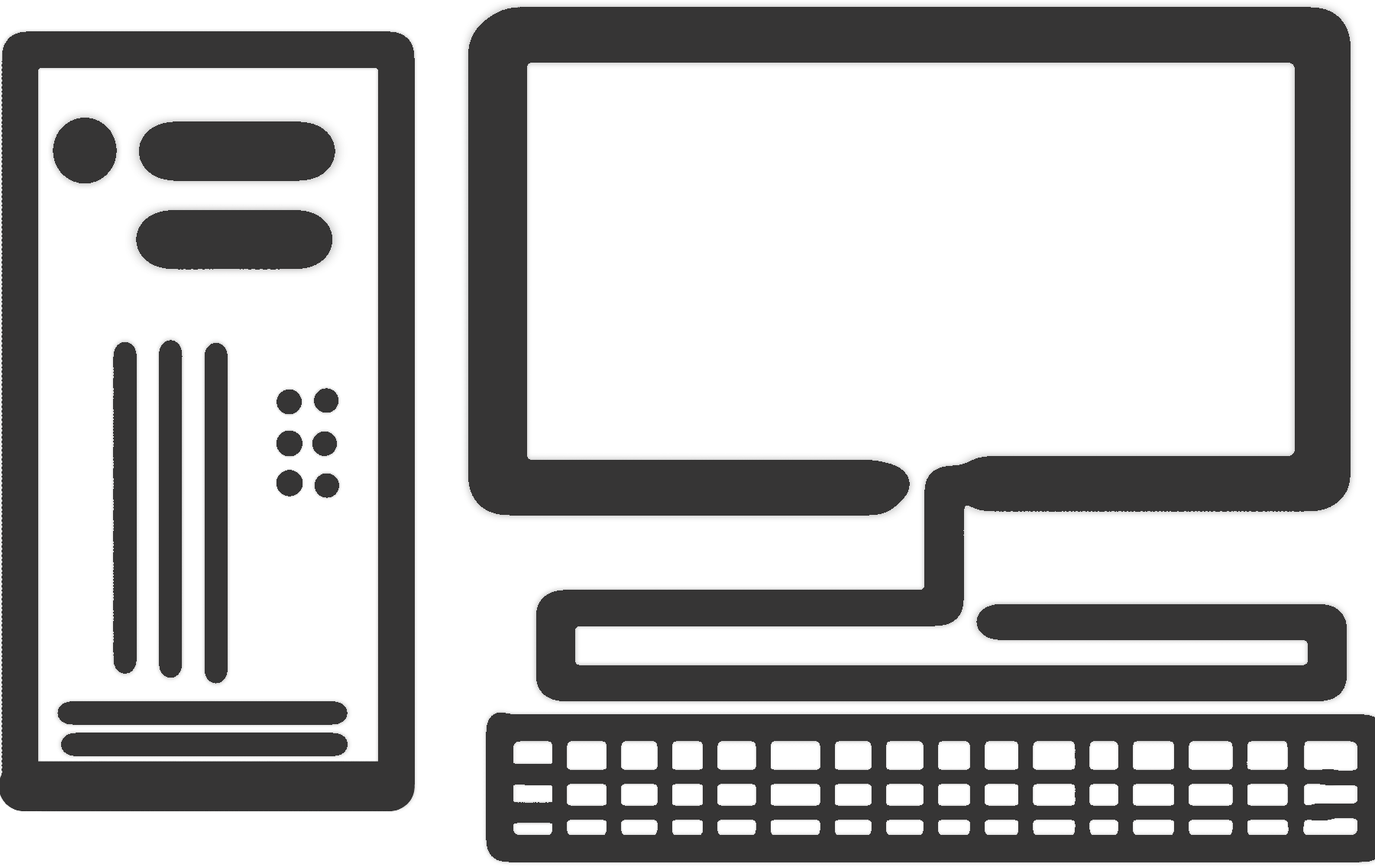
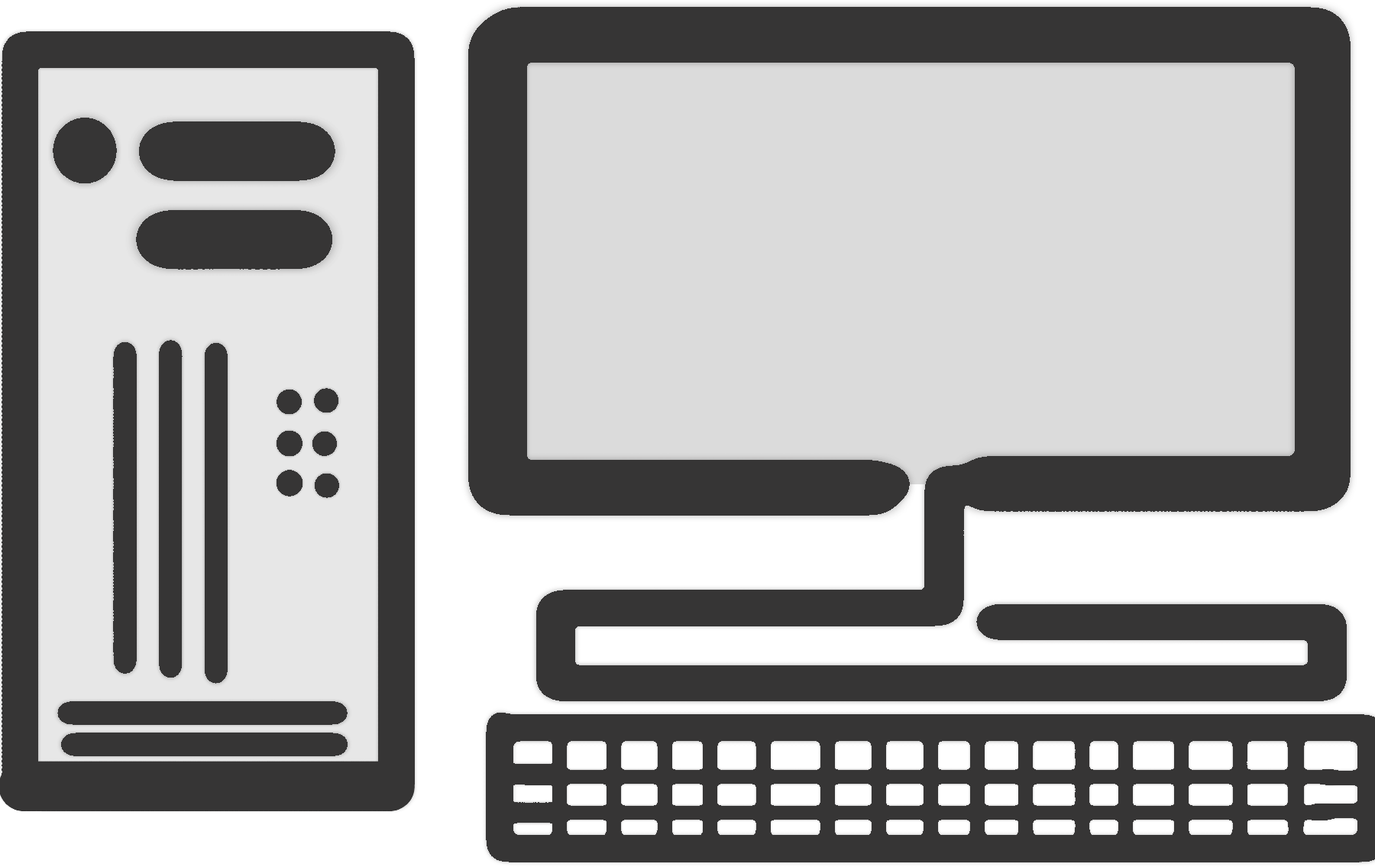
Layer changes from the first 1375×867 image to the second:
added layer "1" over (38, 62, 1295, 762)
